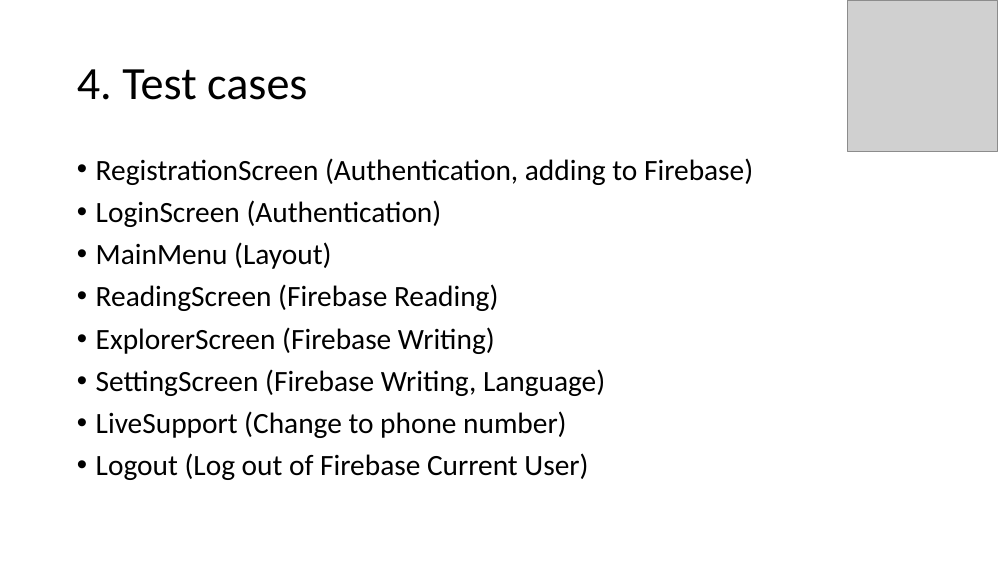
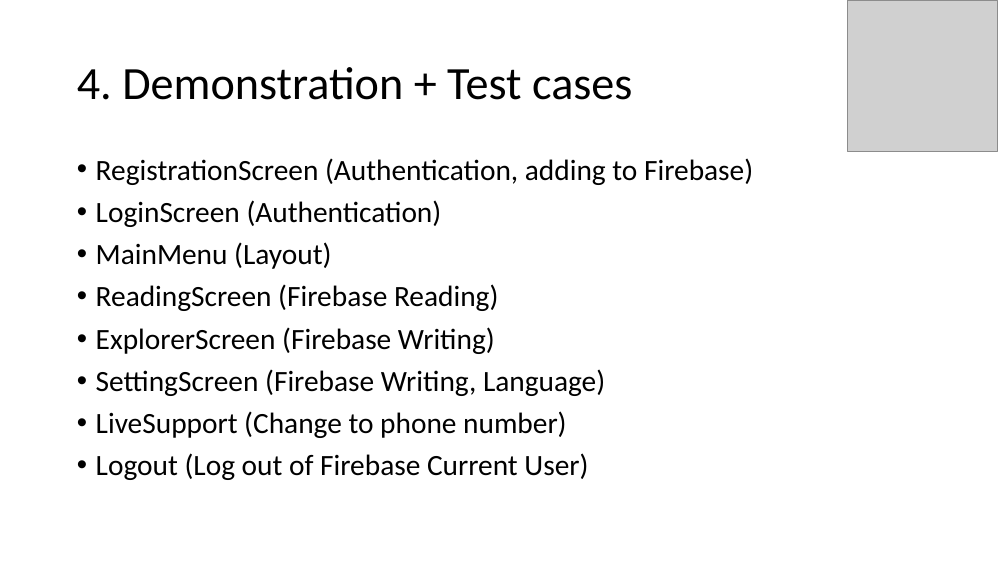
Before and after one commit to ngtrangminhduc/MiniExplorer, a slide deck: slide 7 of Documentation/Presentation_Final.pptx. Drawn at 1008x567 pixels with LibreOffice and Linux fonts; fonts in the diff are those of the drawing; grey boxes stand for pictures. Boxes give left, top, right and bottom in pixels: in the first picture for what was removed or moved away, otherwise in the second. Text is boxed around its words. In the diff, an @@ line names an element or a change of style, - is before the commit and + after.

```diff
--- a/Documentation/Presentation_Final.pptx
+++ b/Documentation/Presentation_Final.pptx
@@ title at (x1=77, y1=67, x2=632, y2=100): text changed @@
-4. Test cases
+4. Demonstration + Test cases
```
Also in this commit, not shown: 1 other slide changed, 1 other file.
